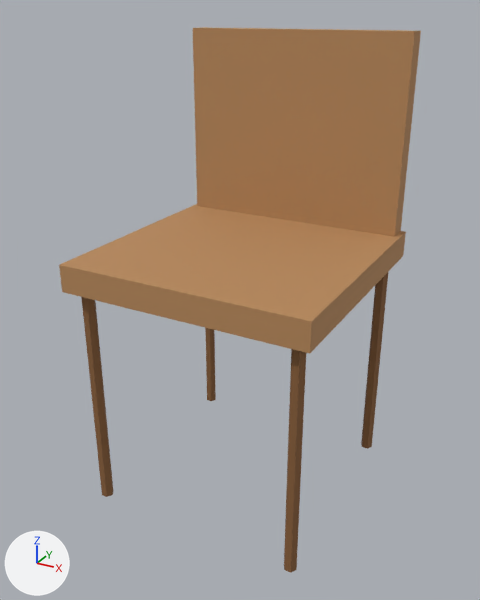
An edit to the glTF model dist/web/modelos/cadeira_copa.glb, drawn before and after from the same camera.
Camera for both pictures: a 50 mm camera at (0.543, -1.005, 0.886) aimed at (0.0, -0.017, 0.392). The axes (+X, +Y, +Z) are drawn at lower left. The lights are the same throughout. The picture after the commit comes second. Vertices at exactly the same position are counted once.

Objects in the first picture: 'cadeira_copa'.
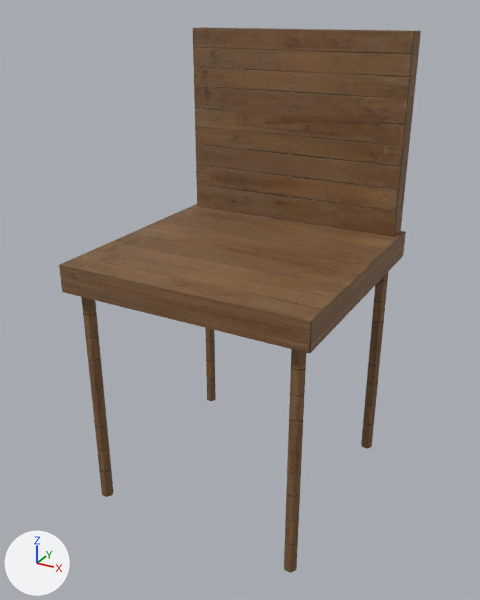
What changed in the scene script:
```text
Add img_wood_planks_diffuse:
    img_wood_planks_diffuse = load_image('wood_planks_diffuse', '_unpacked/wood_planks_diffuse', 2048, 2048, 'sRGB')
Add img_wood_planks_roughness_metallic_roughness:
    img_wood_planks_roughness_metallic_roughness = load_image('wood_planks_roughness_metallic_roughness', '_unpacked/wood_planks_roughness_metallic_roughness', 2048, 2048, 'Non-Color')
Add img_wood_planks_normal:
    img_wood_planks_normal = load_image('wood_planks_normal', '_unpacked/wood_planks_normal', 2048, 2048, 'Non-Color')
Change mat_madeira_escura:
    remove # nodes: BsdfPrincipled, OutputMaterial
    remove # colours: brown #8a6039
    nodes: BsdfPrincipled, Math x2, NormalMap, OutputMaterial, SeparateColor, TexImage x3
    uses the picture img_wood_planks_diffuse
    uses the picture img_wood_planks_normal
    uses the picture img_wood_planks_roughness_metallic_roughness
Change mat_madeira:
    remove # nodes: BsdfPrincipled, OutputMaterial
    remove # colours: orange #b98a5b
    nodes: BsdfPrincipled, Math x2, NormalMap, OutputMaterial, SeparateColor, TexImage x3
    uses the picture img_wood_planks_diffuse
    uses the picture img_wood_planks_normal
    uses the picture img_wood_planks_roughness_metallic_roughness
Change me_cadeira_copa:
    where me_cadeira_copa.from_pydata(...)  # 64 vertices, 104 faces; spans x -0.23..0.23, y -0.23..0.23, z 0.0..0.85
    used by ob_cadeira_copa; location = (0.0, 0.0, 0.0)
    me_cadeira_copa part 1: texture (UV) coordinates changed
```

Pixel boxes (x1, y1, x2, y2) of what changed, in the pictures (480 x 600 px):
'cadeira_copa', surface changed (darker)
    both: (59, 27, 421, 573)
